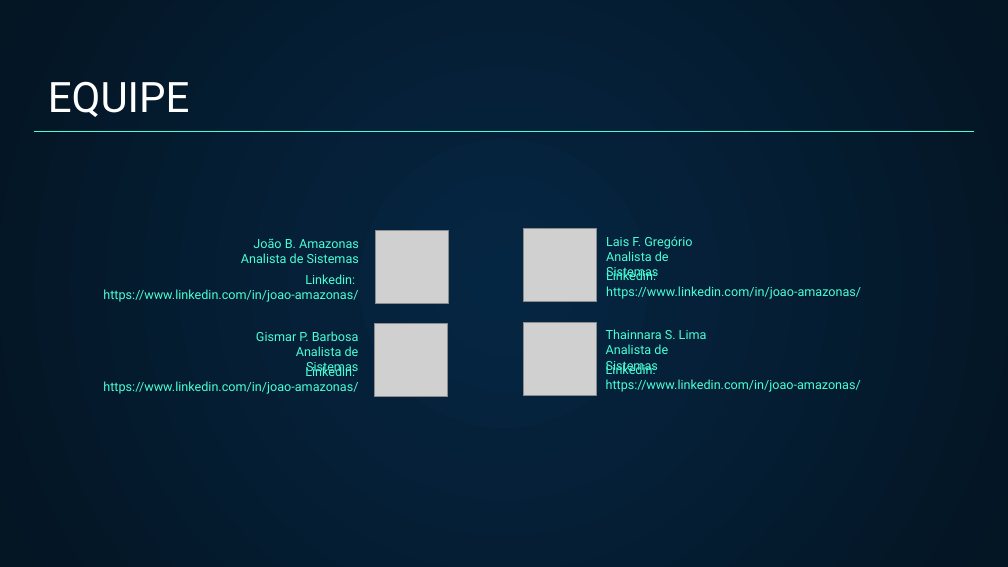
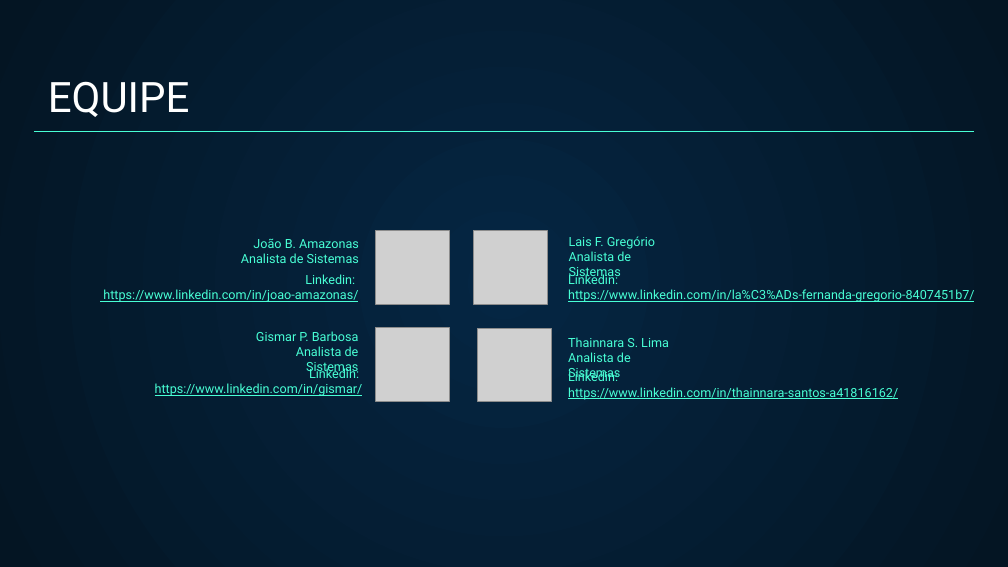
Before and after one commit to gismarb/heart_attack_data_miner, a slide deck: slide 2 of DOC/PPT/ApresentaçãoV2.pptx. Drawn at 1008x567 pixels with LibreOffice and Linux fonts; fonts in the diff are those of the drawing; grey boxes stand for pictures. Boxes give left, top, right and bottom in pixels: in the first picture for what was removed or moved away, otherwise in the second. Text is boxed around its words. In the diff, an @@ line names an element or a change of style, - is before the commit and + after.

```diff
--- a/DOC/PPT/ApresentaçãoV2.pptx
+++ b/DOC/PPT/ApresentaçãoV2.pptx
@@ picture added at (474,231,547,304) @@
@@ picture removed at (524,229,597,301) @@
@@ text "Lais F. Gregório": place and size @@
-text "Lais F. Gregório" at (606,236,692,280)
+text "Lais F. Gregório" at (569,236,655,280)
@@ text "Linkedin:": place and size @@
-text "Linkedin:" at (103,364,358,394)
+text "Linkedin:" at (568,272,975,302)
@@ text at (103,289,358,302): underline on in "https://www.linkedin.com/in/joao-amazonas/" @@
@@ text at (568,289,975,302): text changed @@
-https://www.linkedin.com/in/joao-amazonas/
+https://www.linkedin.com/in/la%C3%ADs-fernanda-gregorio-8407451b7/
@@ text at (568,272,618,284): alignment right to left @@
@@ picture: place and size @@
-picture at (375,324,448,396)
+picture at (376,328,450,401)
@@ picture added at (478,329,551,402) @@
@@ picture removed at (523,323,596,395) @@
@@ text "Thainnara S. Lima": place and size @@
-text "Thainnara S. Lima" at (606,329,707,374)
+text "Thainnara S. Lima" at (568,337,669,381)
@@ text "Linkedin:": place and size @@
-text "Linkedin:" at (606,269,861,299)
+text "Linkedin:" at (155,366,363,396)
@@ text at (155,383,363,396): text changed @@
-https://www.linkedin.com/in/joao-amazonas/
+https://www.linkedin.com/in/gismar/
@@ text at (309,366,359,378): alignment left to right @@
@@ text "Linkedin:": place and size @@
-text "Linkedin:" at (606,362,861,392)
+text "Linkedin:" at (568,370,898,400)
@@ text at (568,387,898,400): text changed @@
-https://www.linkedin.com/in/joao-amazonas/
+https://www.linkedin.com/in/thainnara-santos-a41816162/
```
Also in this commit, not shown: 5 other slides changed, 1 slide added, 1 other file.
